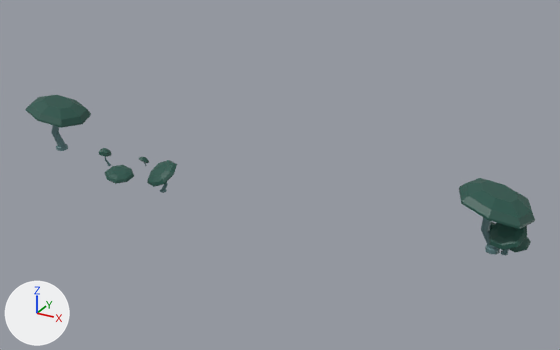
One commit to the FBX model Assets/FBX/Asety gotowe/shroom1.fbx: the scene before it, then after it.
The view is the same before and after, from a 50 mm camera at (223.6, -218.1, 117.2) aimed at (102.2, 2.6, 6.8). The lights are fixed; the arrows at lower left show +X, +Y and +Z.
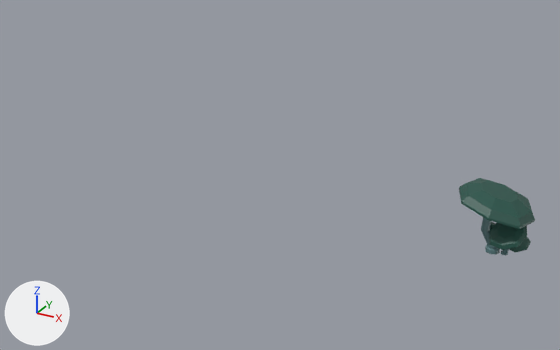
The change, as a diff of the scene's bpy script:
```diff
--- a/Assets/FBX/Asety gotowe/shroom1.fbx.py
+++ b/Assets/FBX/Asety gotowe/shroom1.fbx.py
@@ ob_cube_001 @@
-ob_cube_001 = bpy.data.objects.new('Cube.001', me_cube_015)
-ob_cube_001.location = (1.1, 0.0, 0.8)
@@ ob_cube_004 @@
-ob_cube_004 = bpy.data.objects.new('Cube.004', me_cube_017)
-ob_cube_004.location = (1.1, 0.0, 0.8)
@@ ob_cube_005 @@
-ob_cube_005 = bpy.data.objects.new('Cube.005', me_cube_018)
-ob_cube_005.location = (31.1, 0.0, 0.8)
@@ ob_cube_003 @@
-ob_cube_003 = bpy.data.objects.new('Cube.003', me_cube_016)
-ob_cube_003.location = (1.1, 0.0, 0.8)
@@ ob_cube_002 @@
-ob_cube_002 = bpy.data.objects.new('Cube.002', me_cube_002)
-ob_cube_002.location = (1.1, 0.0, 0.8)
```

What differs and where, as boxes (x1, y1, x2, y2) in the pictures (560 x 350 px):
'Cube.002', deleted
    before: (26, 95, 91, 151)
    faces in mat_material_002 (dark cyan #205348): (26, 95, 91, 128)
    faces in mat_material_003 (cyan #5b7e81): (51, 125, 68, 151)
'Cube.003', deleted
    before: (147, 160, 177, 193)
    faces in mat_material_002 (dark cyan #205348): (147, 160, 177, 187)
'Cube.001', deleted
    before: (104, 165, 134, 184)
'Cube.004', deleted
    before: (99, 148, 112, 166)
'Cube.005', deleted
    before: (139, 157, 149, 166)
